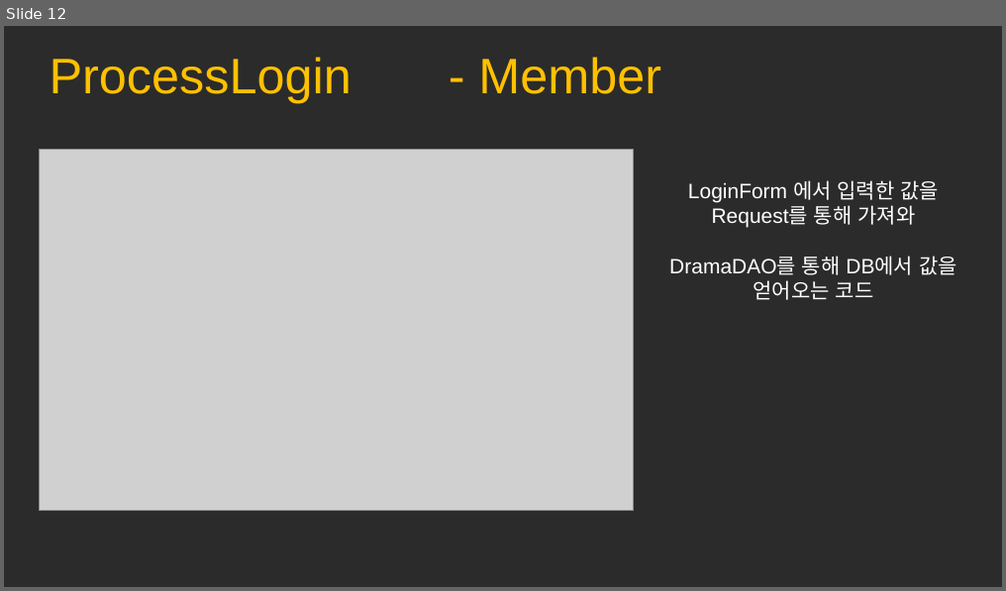
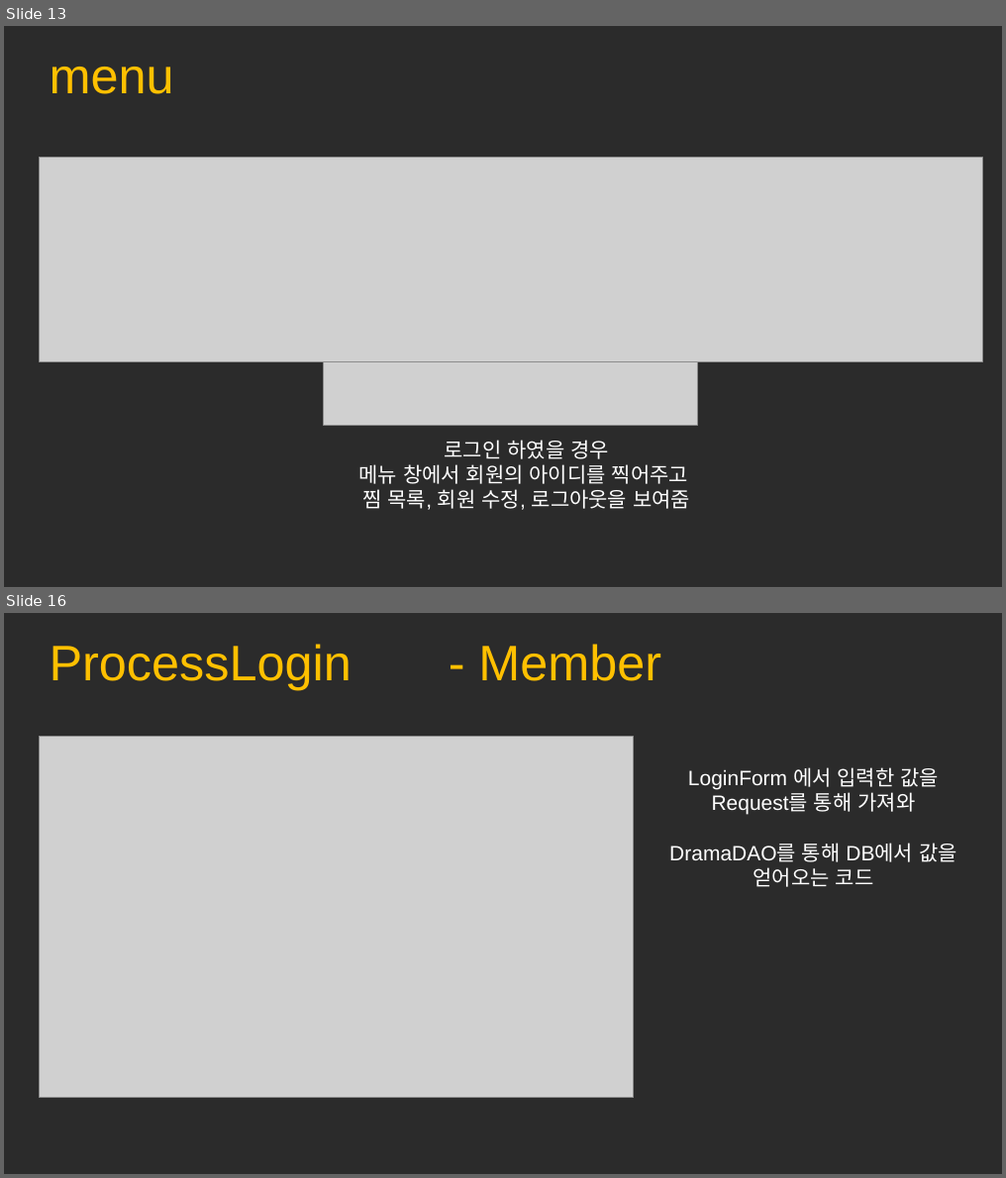
Before and after one commit to mina0502/portfolio, a slide deck: Drama/ppt/JSP.pptx. Shown one above the other, each under a label of ours: slide 12 before the commit, slides 13 and 16 after it; the slides between them are not shown. The pictures are 1006x591 and 1006x1178 pixels, drawn with LibreOffice and Linux fonts; fonts in the diff are those of the drawing; grey boxes stand for pictures; background and template pictures are left out; a plain dark background stands for a picture behind light text. Boxes give left, top, right and bottom in pixels: in the first picture for what was removed or moved away, otherwise in the second. Text is boxed around its words. In the diff, an @@ line names an element or a change of style, - is before the commit and + after.

```diff
--- a/Drama/ppt/JSP.pptx
+++ b/Drama/ppt/JSP.pptx
@@ slide 13 added at (x1=4, y1=26, x2=1002, y2=587), background picture (left out) @@
@@ text added at (x1=50, y1=67, x2=174, y2=94), 36 pt, text #FFC000 @@
+menu
@@ picture added at (x1=39, y1=158, x2=982, y2=363) @@
@@ picture added at (x1=324, y1=362, x2=698, y2=425) @@
@@ text added at (x1=359, y1=440, x2=690, y2=510), 15 pt, text #FFFFFF @@
+로그인 하였을 경우
+메뉴 창에서 회원의 아이디를 찍어주고
+찜 목록, 회원 수정, 로그아웃을 보여줌
@@ what was slide 12 is now slide 16 @@
```
Also in this commit, not shown: 1 slide changed, 8 other slides added, 1 slide removed.
